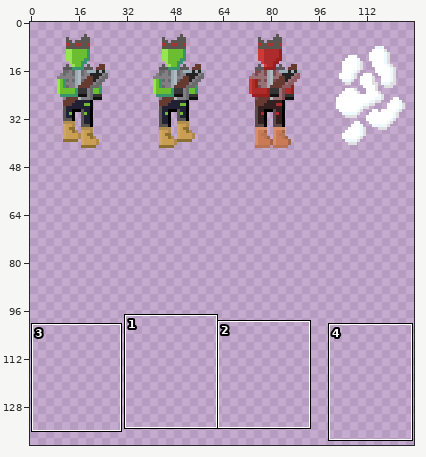
Two states of a sprite sheet, src/enemy.png. Above: a wide view before the commit, with the close-up outlined.
Close-up. Earlier state:
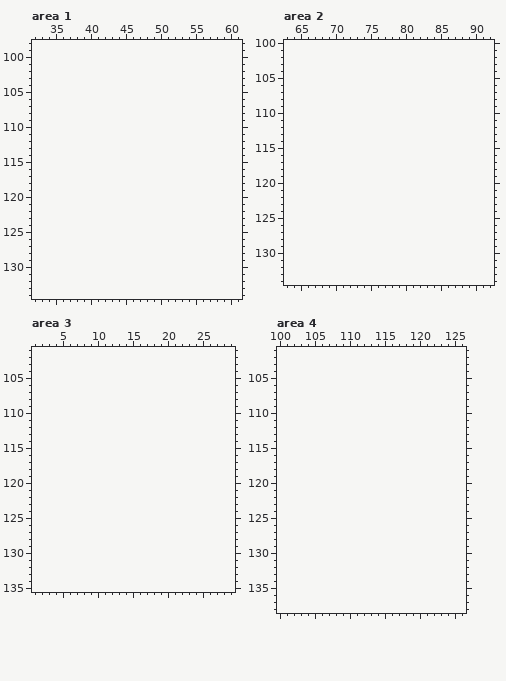
The file is 128x48 pixels. Shown: area 1: x 32..61, y 98..134; area 2: x 63..92, y 100..134; area 3: x 1..29, y 101..135; area 4: x 100..126, y 101..138. The old version is drawn lined up with the new one, on the new canvas. The wide view leaves out empty margins. The commit also changed other parts of the picture, which this record leaves out.
After the commit:
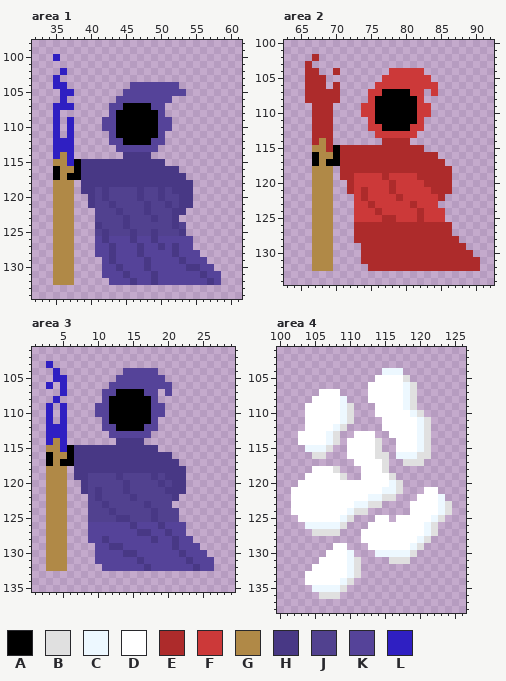
Palette (. is transparent): A #000000  B #e0e0e0  C #edf8ff  D #ffffff  E #ad2b2b  F #cc3939  G #b08947  H #483885  J #51418f  K #554399  L #2f1fc2
What changed:
canvas 128x48 -> 128x144
Changed rows in their new state; - is an unchanged pixel.
Area 1:
first column x 35:
100 L-----------------------
102 -L----------------------
103 L-----------------------
104 LL---------KKKKKKK------
105 -LL-------KKKKKKKKK-----
106 -L-------KKKKKKKK-------
107 LLL-----KKAAAAKK--------
108 L-------KAAAAAAK--------
109 L-L----KKAAAAAAKK-------
110 L-L----KKAAAAAAKK-------
111 L-L-----KAAAAAAK--------
112 LLL-----KKAAAAKK--------
113 LLL------KKKKKK---------
114 LGL-------HHHH----------
115 GGLAHHHHHHHHHHHH--------
116 AGGAHHHHHHHHHHHHHH------
117 AGAAHHHHHHHHHHHHHHH-----
118 GGG-HHHHHHHHHHHHHHHH----
119 GGG-HHJHJJJJHJJHJHHH----
120 GGG--HJHJJJJHJJHJJHH----
121 GGG--HJJHJJJJHJJHJHH----
122 GGG---JJJHJJJHJJJHH-----
123 GGG---JJJJHJJJHJJH------
124 GGG---HJJJHJJJJJJHJ-----
125 GGG---JHJJJHJJHJJJH-----
126 GGG---KHKKKHKKHKKKKK----
127 GGG---KKHKKKHKKHKHKK----
128 GGG---KKHKKKHKKKKHKKK---
129 GGG----KHKKKKHKKKKHKKK--
130 GGG----KKHKKKHKKKKKHHKK-
131 GGG----KKKHKKKHKKKKKKHKK
132 GGG-----KKKHKKHKKKKKKKHK
Area 2:
first column x 66:
102 -E-----------------------
103 E------------------------
104 EE--E-------FFFFF--------
105 EEE--------FFFFFFF-------
106 EEE-E-----FFFFFFFFF------
107 EEEEE----FFAAAAFF-F------
108 EEEEE----FAAAAAAF--------
109 -EEE----FFAAAAAAFF-------
110 -EEE----FFAAAAAAFF-------
111 -EEE-----FAAAAAAF--------
112 -EEE-----FFAAAAFF--------
113 -EEE------FFFFFF---------
114 -EGE-------EEEE----------
115 -GGEAEEEEEEEEEEEE--------
116 -AGGAEEEEEEEEEEEEEE------
117 -AGAAEEEEEEEEEEEEEEE-----
118 -GGG-EEEEEEEEEEEEEEEE----
119 -GGG-EEFFFFEFFFFEEEEE----
120 -GGG--EFFFFFEFFFFEEEE----
121 -GGG--EFEFFFEFFFFFEEE----
122 -GGG---FEFFFFEFFFFFE-----
123 -GGG---FFEFFFFFEFFF------
124 -GGG---FFFEFFFFFEFFF-----
125 -GGG---FFFFEEFFFEFFF-----
126 -GGG---EEEEEEEEEEEEEE----
127 -GGG---EEEEEEEEEEEEEE----
128 -GGG---EEEEEEEEEEEEEEE---
129 -GGG----EEEEEEEEEEEEEEE--
130 -GGG----EEEEEEEEEEEEEEEE-
131 -GGG----EEEEEEEEEEEEEEEEE
132 -GGG-----EEEEEEEEEEEEEEEE
Area 3:
first column x 3:
103 L-----------------------
104 -L---------KKKKK--------
105 -LL-------KKKKKKK-------
106 L-L------KKKKKKKKK------
107 --L-----KKAAAAKK-K------
108 -L------KAAAAAAK--------
109 L-L----KKAAAAAAKK-------
110 L-L----KKAAAAAAKK-------
111 L-L-----KAAAAAAK--------
112 LLL-----KKAAAAKK--------
113 LLL------KKKKKK---------
114 LGL-------HHHH----------
115 GGLAHHHHHHHHHHHH--------
116 AGGAHHHHHHHHHHHHHH------
117 AGAAHHHHHHHHHHHHHHH-----
118 GGG-HHHHHHHHHHHHHHHH----
119 GGG-HHJJJJHJJJJHJHHH----
120 GGG--HJJJJJHJJJJHJHH----
121 GGG--HJHJJJHJJJJJHHH----
122 GGG---JHJJJJHJJJJJH-----
123 GGG---JJHJJJJJHJJJ------
124 GGG---JJJHJJJJJHJJJ-----
125 GGG---JJJJHHJJJHJJJ-----
126 GGG---KKKKKKHKKKHKKK----
127 GGG---KKKKKKKHHKKHKK----
128 GGG---KKHKKKKKKHKKHKK---
129 GGG----KKHHKKKKKKKHKKK--
130 GGG----KKKKHHKKKKKKHKKK-
131 GGG----KKKKKKHKKKKKKHKKK
132 GGG-----KKKKKKHKKKKKKHKK
Area 4:
first column x 102:
104 -------------CCC-------
105 ------------DDDDB------
106 -----------DDDDDCB-----
107 ----DDD----DDDDDCB-----
108 ---DDDDC---DDDDDCB-----
109 --DDDDDCB---DDDDCB-----
110 --DDDDDCB---DDDDDCB----
111 --DDDDDCB----DDDDDCB---
112 --DDDDCB-----DDDDDCB---
113 -DDDDCB--DDD--DDDDCB---
114 -DDDDCB-DDDDB--DDDCB---
115 --CCCB--DDDDB--DDDCB---
116 ---BB---DDDDBB-CCCBB---
117 ---------DDDDB--BBB----
118 ---DDDB---DDDB---------
119 --DDDDDB--DDDDB--------
120 -DDDDDDDDDDDDDCB-------
121 DDDDDDDDDDDDDCCB---DD--
122 DDDDDDDDDDDCCBB---DDDC-
123 DDDDDDDDDCCBB----DDDDCB
124 DDDDDDDDCBB------DDDDCB
125 -DDDDDDCB---DD-DDDDDCB-
126 --CCCCCB---DDDDDDDDCB--
127 ---BBBB---DDDDDDDDDCB--
128 ----------DDDDDDDDCB---
129 ------DD---DDDDDDCB----
130 -----DDDC---CCCCCB-----
131 ----DDDDCB----BBB------
132 ---DDDDDCB-------------
133 --DDDDDDCB-------------
134 --DDDDDCB--------------
135 ---CCCCB---------------
136 ----BBB----------------
Changed places in both close-ups, as pixel boxes (x1, y1, x2, y2):
added: (53, 54, 221, 285)
added: (305, 54, 480, 271)
added: (46, 361, 214, 571)
added: (291, 368, 452, 599)
